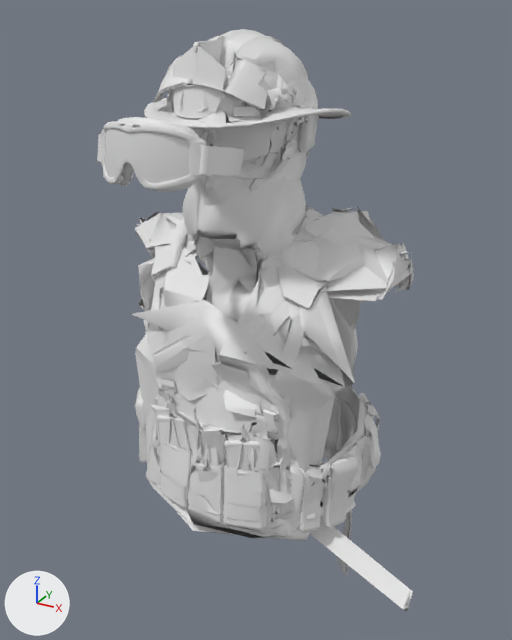
Two versions of the glTF model public/models/gear/fit_builder_m.glb, one commit apart.
Before and after are seen from a camera (50 mm lens) standing at (0.582, -1.037, 0.97) and looking at (0.021, -0.017, 0.461). Lighting does not change. The marker at lower left points along +X, +Y and +Z. The picture after the commit comes second. Vertices at exactly the same position are counted once.

In view in the first picture: 'bag_medic', 'balaclava', 'glasses_ballistic_lens', 'goggles_tactical', 'goggles_tactical_lens', 'helmet_construction', 'helmet_firefighter', 'helmet_military', 'helmet_swat', 'shemagh', 'vest_military', 'vest_swat' and 5 more.
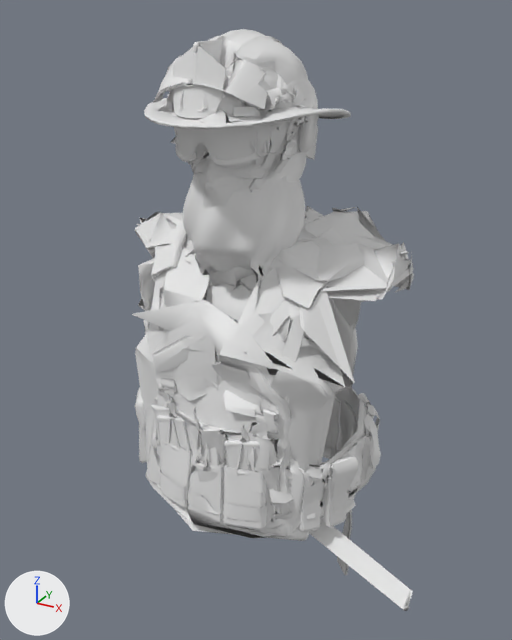
Boxes (x1, y1, x2, y2) around the edits, measured in the pictures (512 x 640 px; the box of a moved part takes in the faces that stretch with it):
'shemagh', reshaped
    before: (183, 176, 306, 322)
    after: (183, 173, 306, 322)
'goggles_tactical_lens', reshaped
    before: (105, 129, 214, 183)
    after: (178, 126, 258, 160)
'goggles_tactical', reshaped
    before: (97, 117, 244, 192)
    after: (170, 126, 318, 168)
part 1 of me_goggles_tactical, deleted
    before: (101, 117, 207, 192)
part 2 of me_goggles_tactical, cut back
    before: (97, 134, 244, 177)
    after: (170, 126, 318, 168)
part 3 of me_goggles_tactical_lens, moved or reshaped (mostly hidden)
    before: (123, 162, 134, 182)
    after: (196, 142, 207, 160)
part 4 of me_goggles_tactical_lens, moved or reshaped
    before: (115, 157, 146, 183)
    after: (189, 138, 217, 160)
part 5 of me_goggles_tactical_lens, added
    after: (178, 126, 258, 160)
part 6 of me_goggles_tactical_lens, deleted
    before: (105, 129, 214, 183)
'glasses_ballistic_lens', unchanged, covered by the edit
    before: (191, 126, 271, 160)
    after: (174, 126, 271, 157)

Edits to the bpy script that builds the scene:
```text
Change me_goggles_tactical:
    used by ob_goggles_tactical; location = (0.0, 0.0, 0.0)
    remove me_goggles_tactical.from_pydata(...)  # 649 vertices, 1029 faces; spans x -0.095..0.094, y -0.321..-0.094, z 0.745..0.841
    add me_goggles_tactical.from_pydata(...)  # 690 vertices, 1104 faces; spans x -0.104..0.093, y -0.147..0.115, z 0.73..0.841
    me_goggles_tactical part 1: 8 loose pieces with 490 vertices, spanning x -0.087..0.087, y -0.321..-0.094, z 0.747..0.841, are deleted
    me_goggles_tactical part 2: 159 vertices removed from x -0.095..0.094, y -0.276..-0.096, z 0.745..0.813; 690 vertices added at x -0.104..0.093, y -0.147..0.115, z 0.73..0.841
Change me_goggles_tactical_lens:
    used by ob_goggles_tactical_lens; location = (0.0, 0.0, 0.0)
    remove me_goggles_tactical_lens.from_pydata(...)  # 238 vertices, 294 faces; spans x -0.072..0.081, y -0.321..-0.094, z 0.752..0.834
    add me_goggles_tactical_lens.from_pydata(...)  # 155 vertices, 219 faces; spans x -0.072..0.072, y -0.148..0.11, z 0.736..0.833
    me_goggles_tactical_lens part 3: the loose piece of 50 vertices spanning x -0.021..0.023, y -0.313..-0.289, z 0.761..0.8 is moved by (0.0, 0.173, -0.001)
    me_goggles_tactical_lens part 4: the loose piece of 51 vertices spanning x -0.026..0.027, y -0.321..-0.315, z 0.764..0.798 is moved by (0.0, 0.173, -0.001)
    me_goggles_tactical_lens part 5: a new loose piece of 30 vertices spanning x -0.072..0.072, y -0.145..-0.082, z 0.761..0.833
    me_goggles_tactical_lens part 6: 7 loose pieces with 137 vertices, spanning x -0.072..0.081, y -0.319..-0.094, z 0.752..0.834, are deleted
    other edits to the shape of me_goggles_tactical_lens do not show in these pictures
Change me_shemagh:
    used by ob_shemagh; location = (0.0, 0.0, 0.0)
    remove me_shemagh.from_pydata(...)  # 469 vertices, 837 faces; spans x -0.102..0.101, y -0.124..0.122, z 0.483..0.737
    add me_shemagh.from_pydata(...)  # 471 vertices, 841 faces; spans x -0.102..0.101, y -0.124..0.124, z 0.455..0.737
    me_shemagh part 7: 3 vertices moved within x -0.075..-0.006, y 0.029..0.109, z 0.622..0.637; 404 vertices removed from x -0.102..0.101, y -0.124..0.122, z 0.483..0.718; 406 vertices added at x -0.102..0.101, y -0.124..0.124, z 0.455..0.715
```
